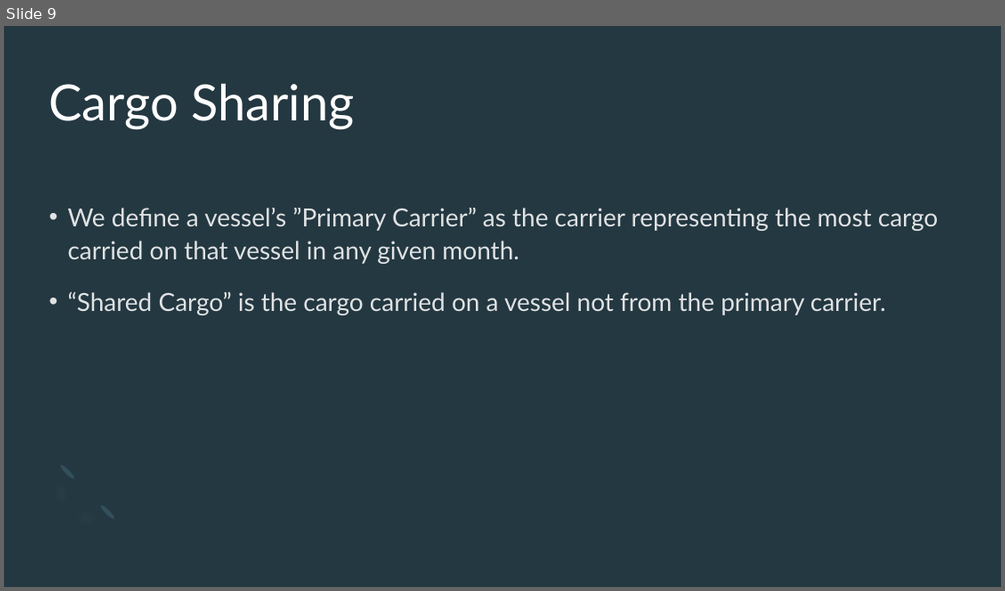
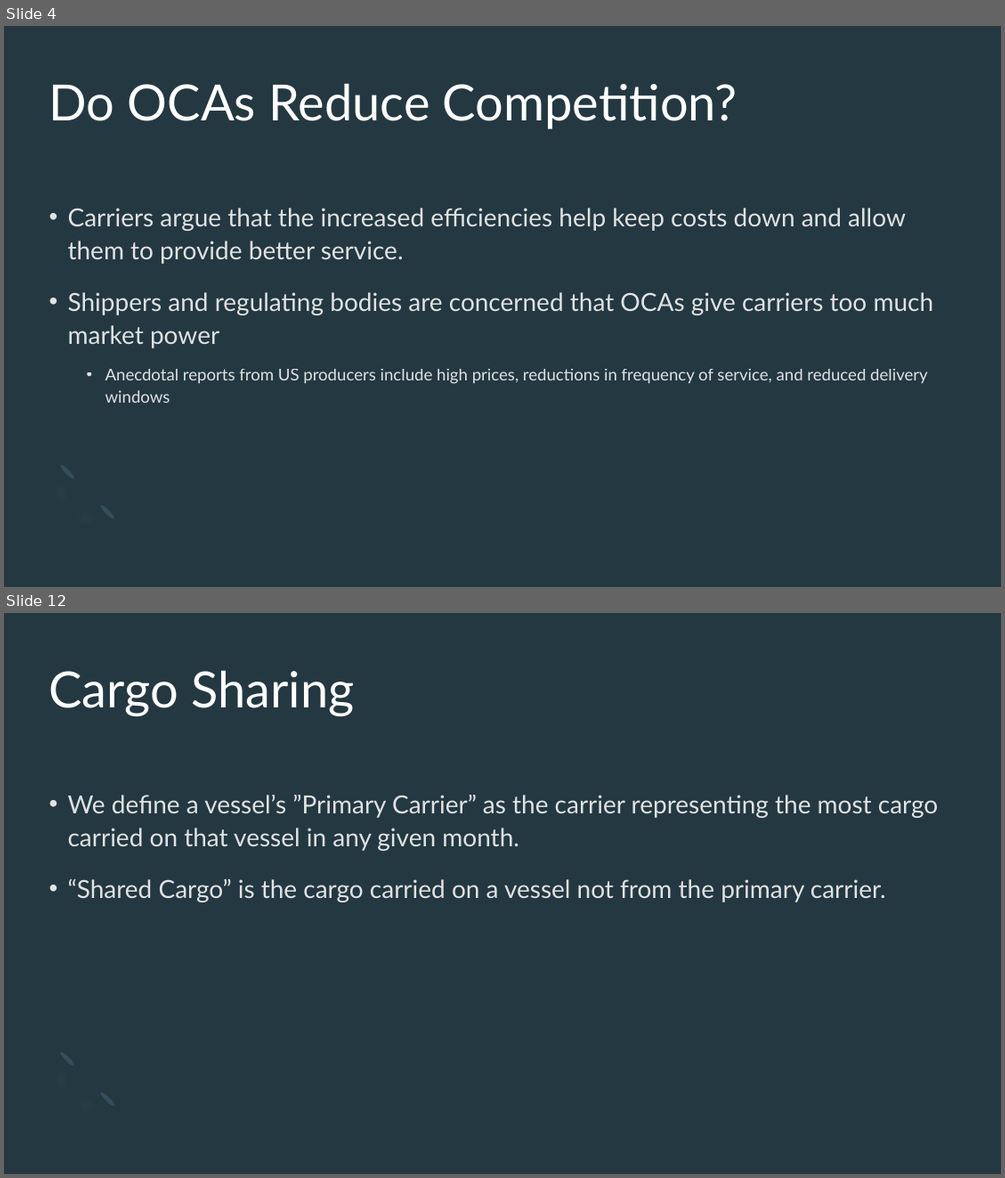
Before and after one commit to epistemetrica/Ocean-Carrier-Alliances-Project, a slide deck: PNREC/PNREC slides.pptx. Shown one above the other, each under a label of ours: slide 9 before the commit, slides 4 and 12 after it; the slides between them are not shown. The pictures are 1005x591 and 1005x1178 pixels, drawn with LibreOffice and Linux fonts; fonts in the diff are those of the drawing. Boxes give left, top, right and bottom in pixels: in the first picture for what was removed or moved away, otherwise in the second. Text is boxed around its words. In the diff, an @@ line names an element or a change of style, - is before the commit and + after.

```diff
--- a/PNREC/PNREC slides.pptx
+++ b/PNREC/PNREC slides.pptx
@@ slide 4 added at (4, 26, 1001, 587), background #243841; not listed: 3 template elements that a slide beside it also shows @@
@@ title added at (49, 83, 737, 129), 48 pt, text #FFFFFF @@
+Do OCAs Reduce Competition?
@@ text added at (68, 208, 934, 402), 24 pt, text #FFFFFF at 85% opacity @@
+• Carriers argue that the increased efficiencies help keep costs down and allow them to provide better service.
+• Shippers and regulating bodies are concerned that OCAs give carriers too much market power
+  • Anecdotal reports from US producers include high prices, reductions in frequency of service, and reduced delivery windows
@@ what was slide 9 is now slide 12 @@
```
Also in this commit, not shown: 5 slides changed, 8 other slides added, 3 slides removed, 13 other files.
